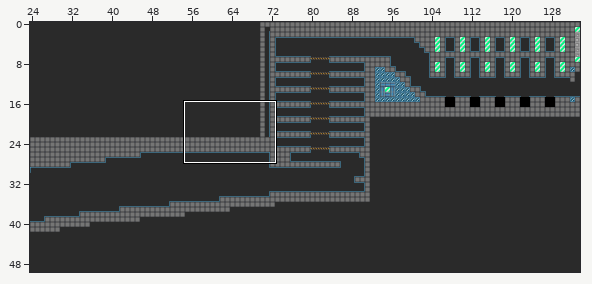
An edit to a level. Tiled map, proj/assets/dat/level6.tmx. The picture above shows the old version from afar; the outline marks the close-up.
Close-up. The starting point:
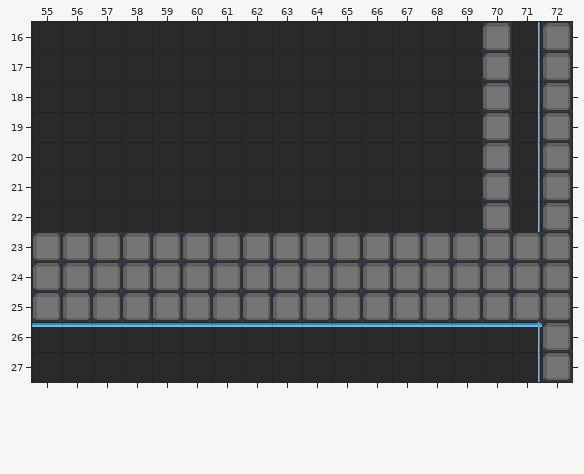
Cells are 20x20 px. Shown: x 55..72, y 16..27. The commit also changed other parts of the map, which this record leaves out.
And afterwards:
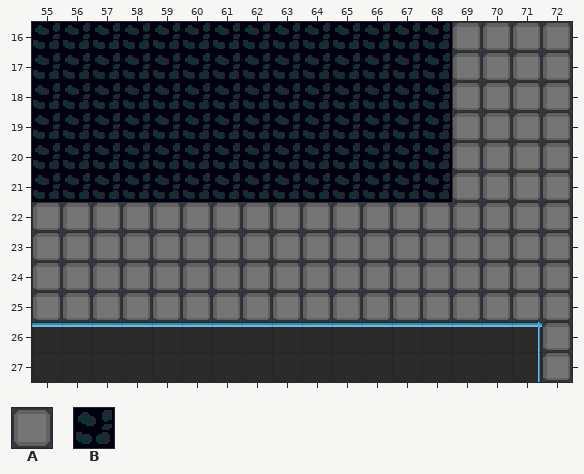
Key: from "defTile": A 20, B 38.
_ is an empty cell.
Diff:
Layer "tile":
The author put tile A in rows 16 to 21 at x 69 and 71; in row 22 at x 55 to 69 and 71.
The author put tile B in rows 16 to 21 at x 55 to 68.
Boxes around the changes in both close-ups, in picture pixels (x1, y1, x2, y2):
added: (32, 22, 482, 232)
added: (512, 22, 542, 232)
